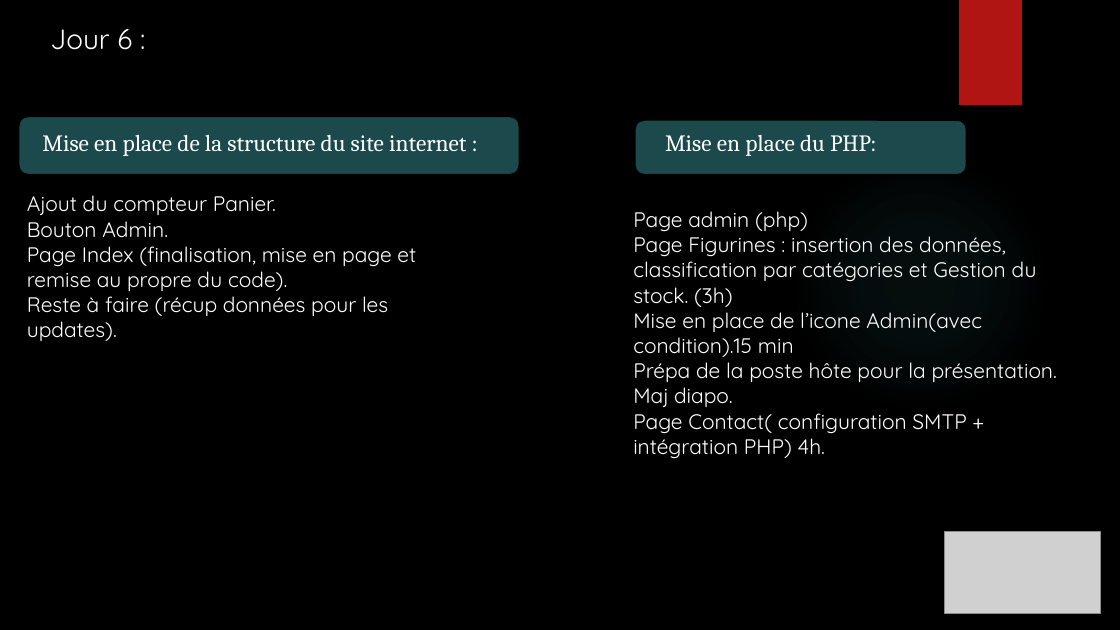
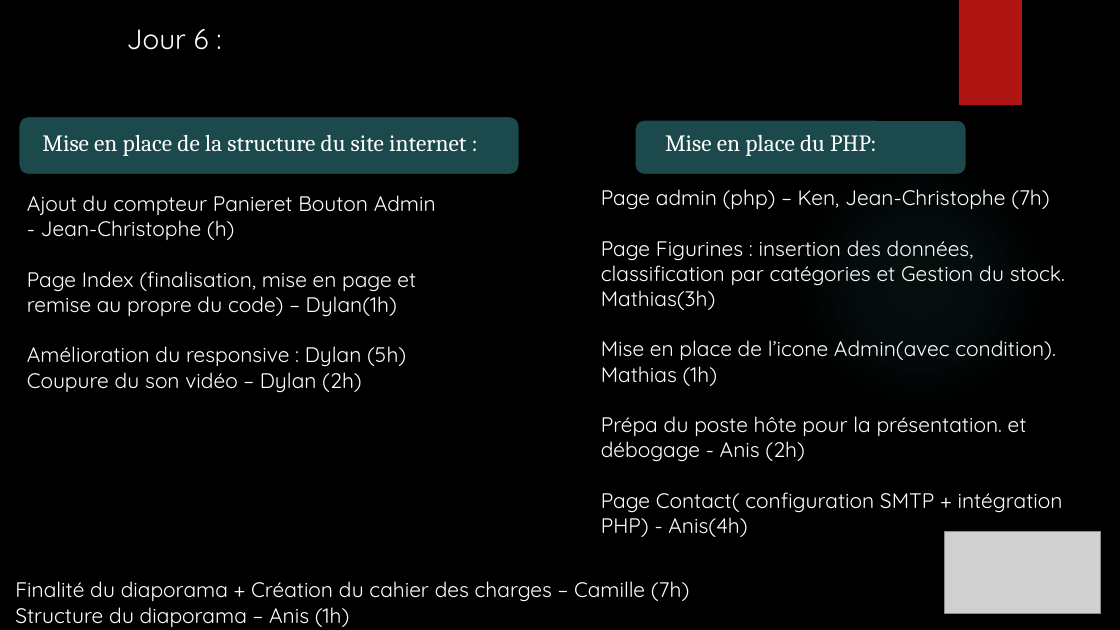
Before and after one commit to ChampemeDylan/UPOP, a slide deck: slide 17 of Présentation UPOP.pptx. Drawn at 1120x630 pixels with LibreOffice and Linux fonts; fonts in the diff are those of the drawing; grey boxes stand for pictures; background and template pictures are left out. Boxes give left, top, right and bottom in pixels: in the first picture for what was removed or moved away, otherwise in the second. Text is boxed around its words. In the diff, an @@ line names an element or a change of style, - is before the commit and + after.

Commit message:
Camille MAJ DIAPO
Ajout des personnes tâches et heures passées
Manque TEST pour finir
et Structure

```diff
--- a/Présentation UPOP.pptx
+++ b/Présentation UPOP.pptx
@@ text "Jour 6 :" moved from (x1=50, y1=29, x2=132, y2=50) to (x1=127, y1=29, x2=209, y2=50) @@
@@ text at (x1=27, y1=195, x2=436, y2=392): text changed @@
-Ajout du compteur Panier.
-Bouton Admin.
-Page Index (finalisation, mise en page et remise au propre du code).
-Reste à faire (récup données pour les updates).
+Ajout du compteur Panieret Bouton Admin
+- Jean-Christophe (h)
+Page Index (finalisation, mise en page et remise au propre du code) – Dylan(1h)
+Amélioration du responsive : Dylan (5h)
+Coupure du son vidéo – Dylan (2h)
@@ text at (x1=601, y1=189, x2=1065, y2=537): text changed @@
-Page admin (php)
-Page Figurines : insertion des données, classification par catégories et Gestion du stock. (3h)
-Mise en place de l’icone Admin(avec condition).15 min
-Prépa de la poste hôte pour la présentation.
-Maj diapo.
-Page Contact( configuration SMTP + intégration PHP) 4h.
+Page admin (php) – Ken, Jean-Christophe (7h)
+Page Figurines : insertion des données, classification par catégories et Gestion du stock. Mathias(3h)
+Mise en place de l’icone Admin(avec condition). Mathias (1h)
+Prépa du poste hôte pour la présentation. et débogage - Anis (2h)
+Page Contact( configuration SMTP + intégration PHP) - Anis(4h)
@@ text added at (x1=15, y1=581, x2=689, y2=627), 18 pt, text #FFFFFF @@
+Finalité du diaporama + Création du cahier des charges – Camille (7h)
+Structure du diaporama – Anis (1h)
```
Also in this commit, not shown: 9 other slides changed.
